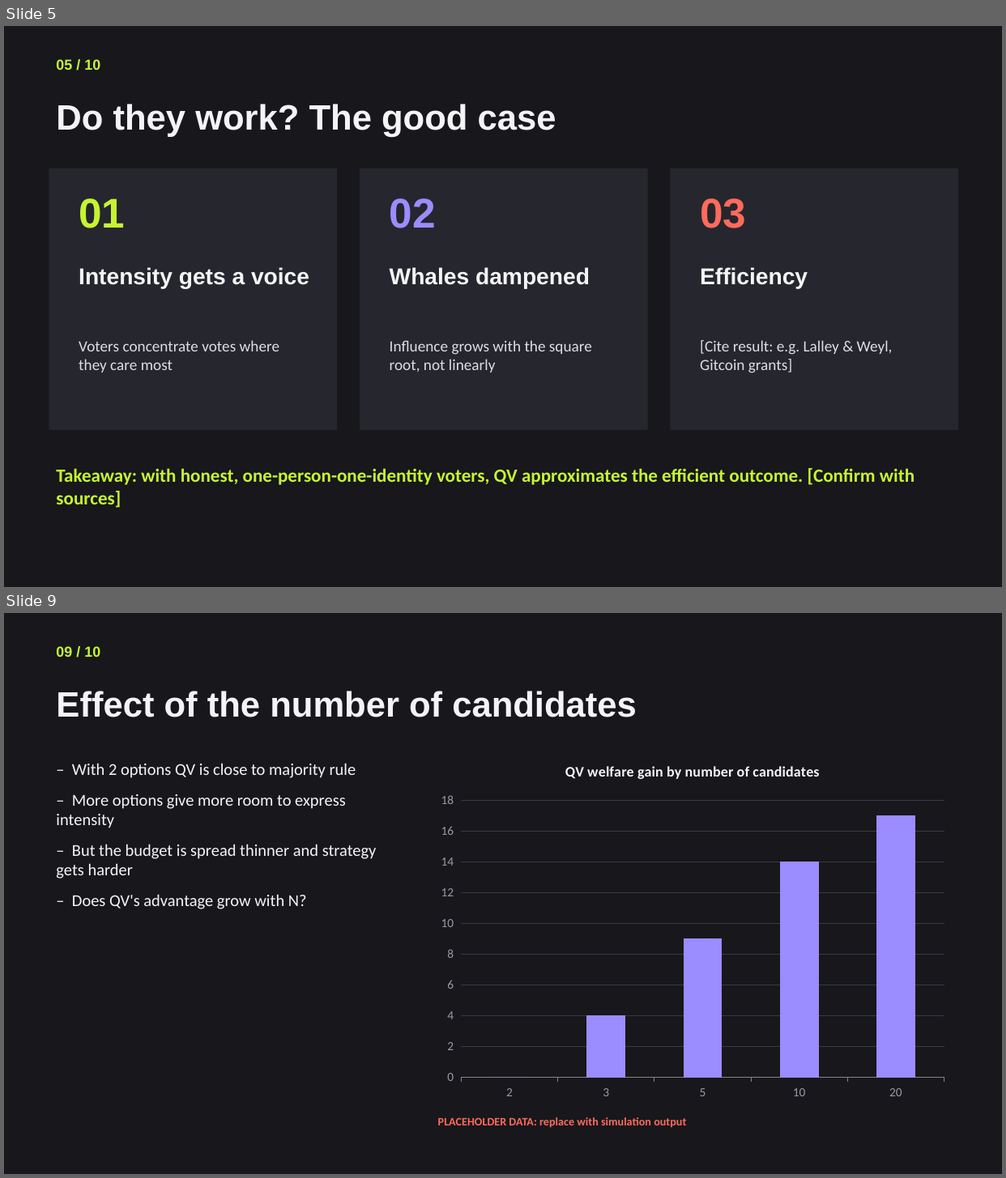
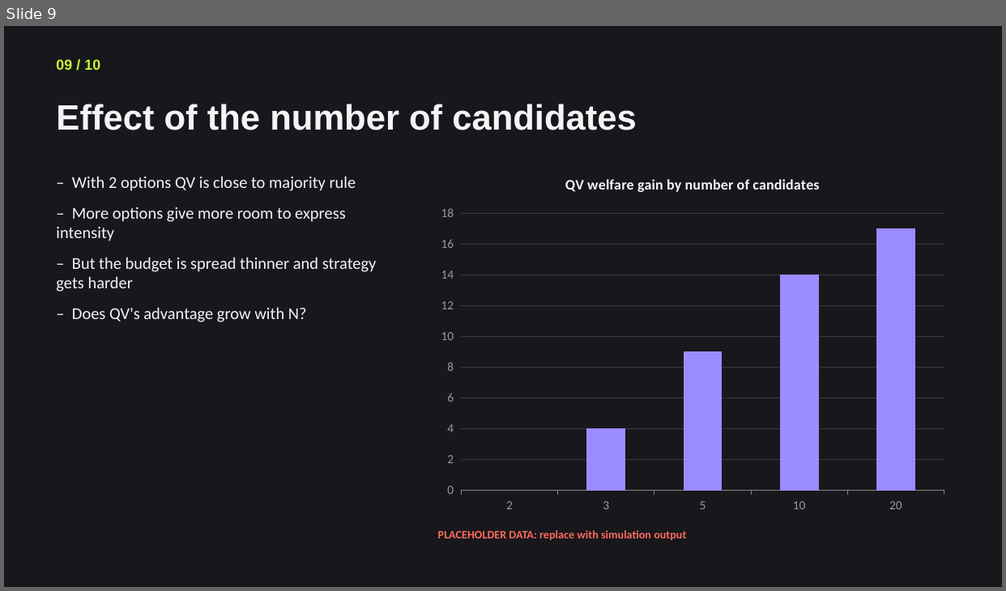
Before and after one commit to Jeanmauratille/quadratic_voting, a slide deck: final_project_outline.pptx. Shown one above the other, each under a label of ours: slides 5 and 9 before the commit, slide 9 after it; the slides between them are not shown. The pictures are 1006x1178 and 1006x591 pixels, drawn with LibreOffice and Linux fonts; fonts in the diff are those of the drawing. Boxes give left, top, right and bottom in pixels: in the first picture for what was removed or moved away, otherwise in the second. Text is boxed around its words. In the diff, an @@ line names an element or a change of style, - is before the commit and + after.

```diff
--- a/final_project_outline.pptx
+++ b/final_project_outline.pptx
@@ slide 5 removed at bbox=[4, 26, 1002, 587], background #17171C @@
@@ text removed at bbox=[56, 59, 100, 70] @@
-05 / 10
@@ text removed at bbox=[56, 104, 556, 137] @@
-Do they work? The good case
@@ rectangle removed at bbox=[49, 169, 337, 430] @@
@@ rectangle removed at bbox=[360, 169, 648, 430] @@
@@ rectangle removed at bbox=[671, 169, 958, 430] @@
@@ text removed at bbox=[79, 199, 125, 228] @@
-01
@@ text removed at bbox=[390, 199, 436, 228] @@
-02
@@ text removed at bbox=[700, 199, 746, 228] @@
-03
@@ text removed at bbox=[79, 267, 309, 289] @@
-Intensity gets a voice
@@ text removed at bbox=[390, 267, 590, 289] @@
-Whales dampened
@@ text removed at bbox=[700, 267, 808, 289] @@
-Efficiency
@@ text removed at bbox=[79, 340, 279, 373] @@
-Voters concentrate votes where they care most
@@ text removed at bbox=[390, 340, 592, 373] @@
-Influence grows with the square root, not linearly
@@ text removed at bbox=[700, 340, 893, 373] @@
-[Cite result: e.g. Lalley & Weyl, Gitcoin grants]
@@ text removed at bbox=[56, 468, 914, 508] @@
-Takeaway: with honest, one-person-one-identity voters, QV approximates the efficient outcome. [Confirm with sources]
```
Also in this commit, not shown: 5 slides changed, 4 slides added, 3 other slides removed, 3 other files.
